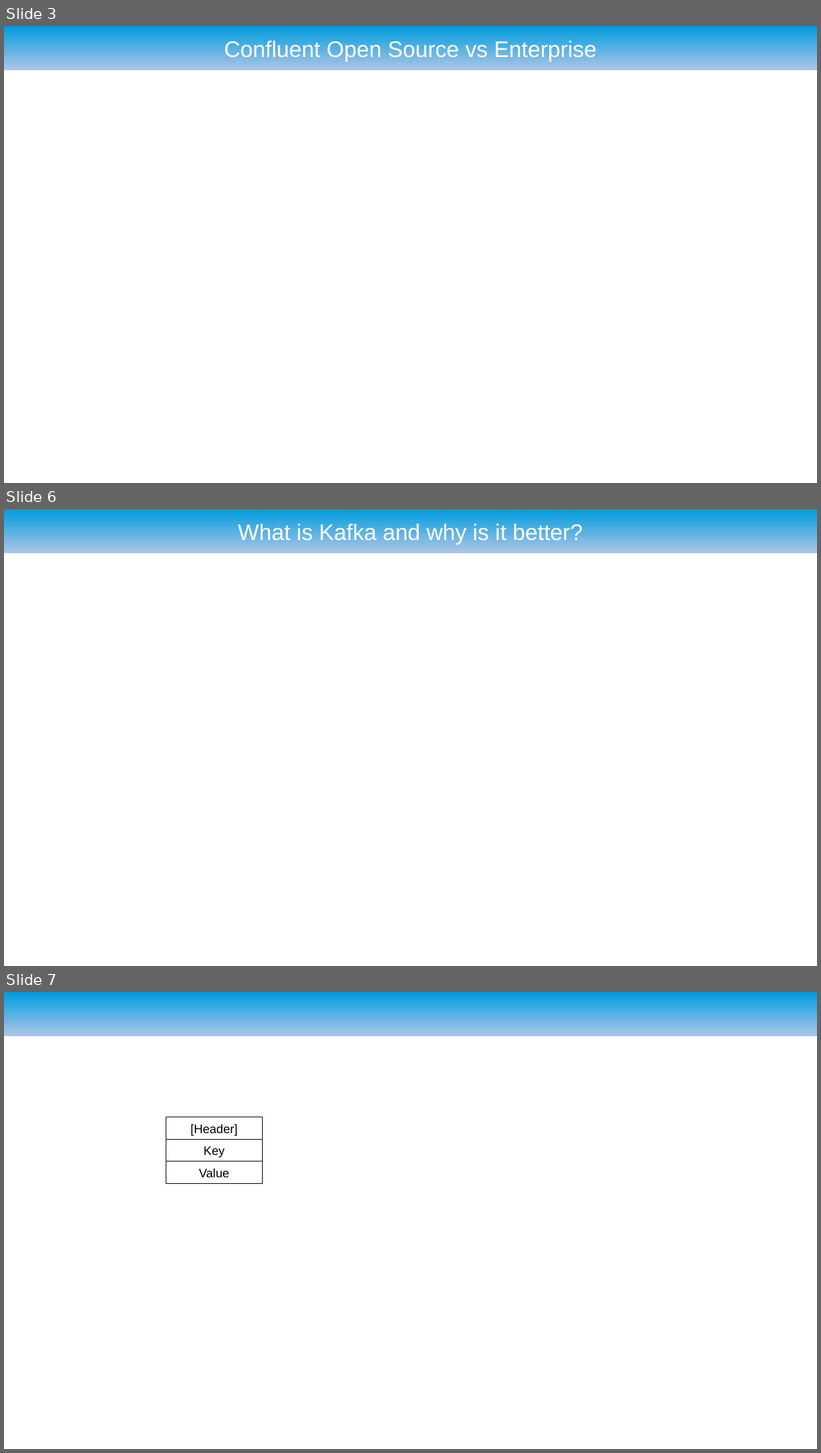
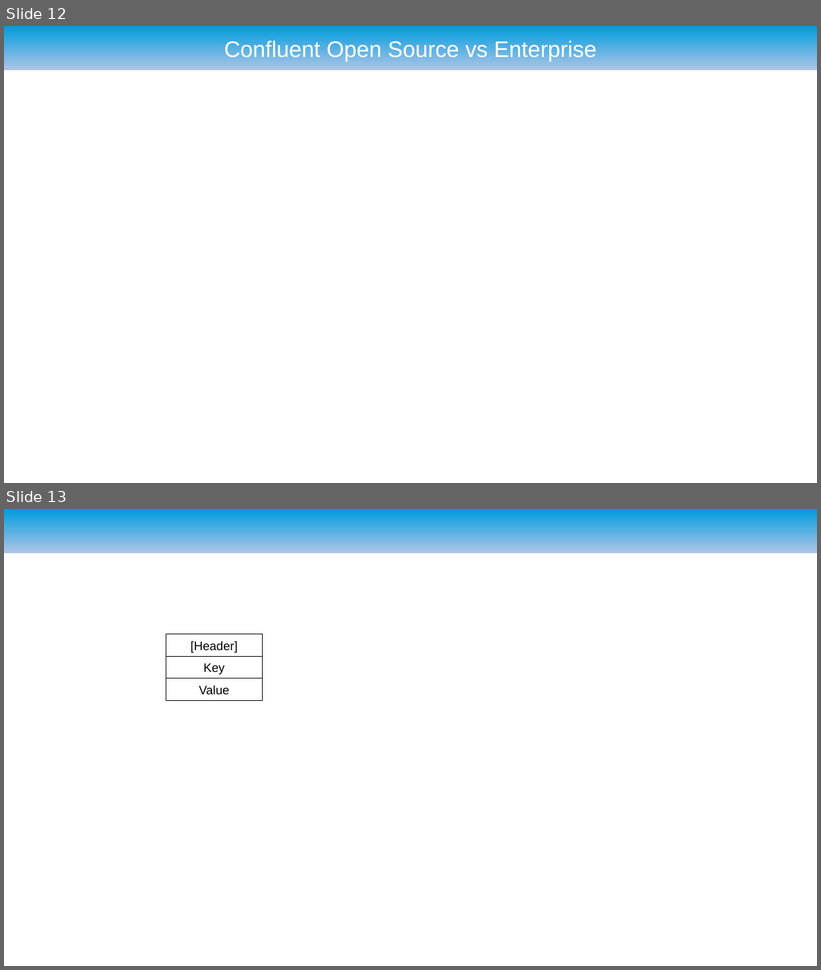
Before and after one commit to ryzlab/kafka-kompetensdag, a slide deck: doc/presentation.odp. Shown one above the other, each under a label of ours: slides 3, 6 and 7 before the commit, slides 12 and 13 after it; the slides between them are not shown. The pictures are 821x1453 and 821x970 pixels, drawn with LibreOffice and Linux fonts; fonts in the diff are those of the drawing; background and template pictures are left out. Boxes give left, top, right and bottom in pixels: in the first picture for what was removed or moved away, otherwise in the second. Text is boxed around its words. In the diff, an @@ line names an element or a change of style, - is before the commit and + after.

Commit message:
Added documentation. Reverted multiple Kafka listeners in docker file

```diff
--- a/doc/presentation.odp
+++ b/doc/presentation.odp
@@ slide 6 removed at (4, 509, 817, 966), background #FFFFFF; not listed: 1 template element that a slide beside it also shows @@
@@ title removed at (238, 522, 583, 544) @@
-What is Kafka and why is it better?
@@ what was slide 3 is now slide 12 @@
@@ what was slide 7 is now slide 13 @@
```
Also in this commit, not shown: 8 slides changed, 5 slides added, 2 other slides removed, 6 other files.
